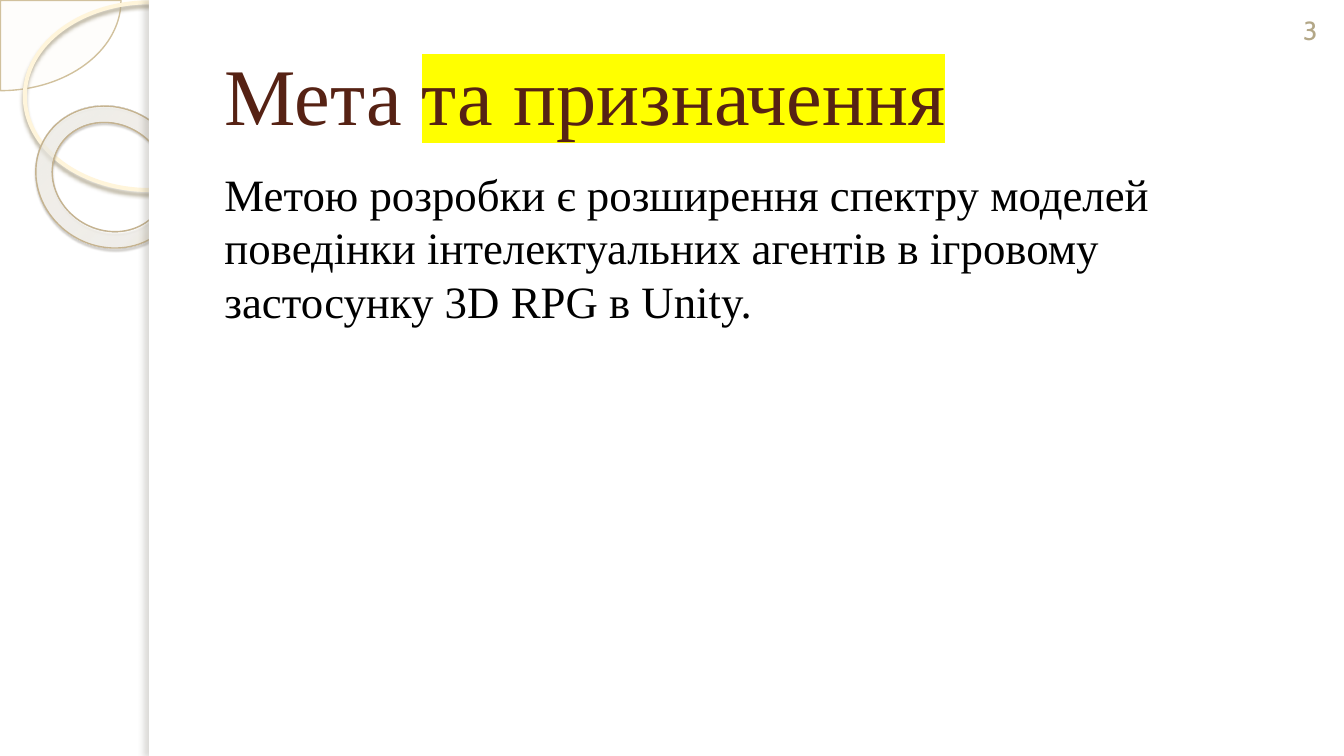
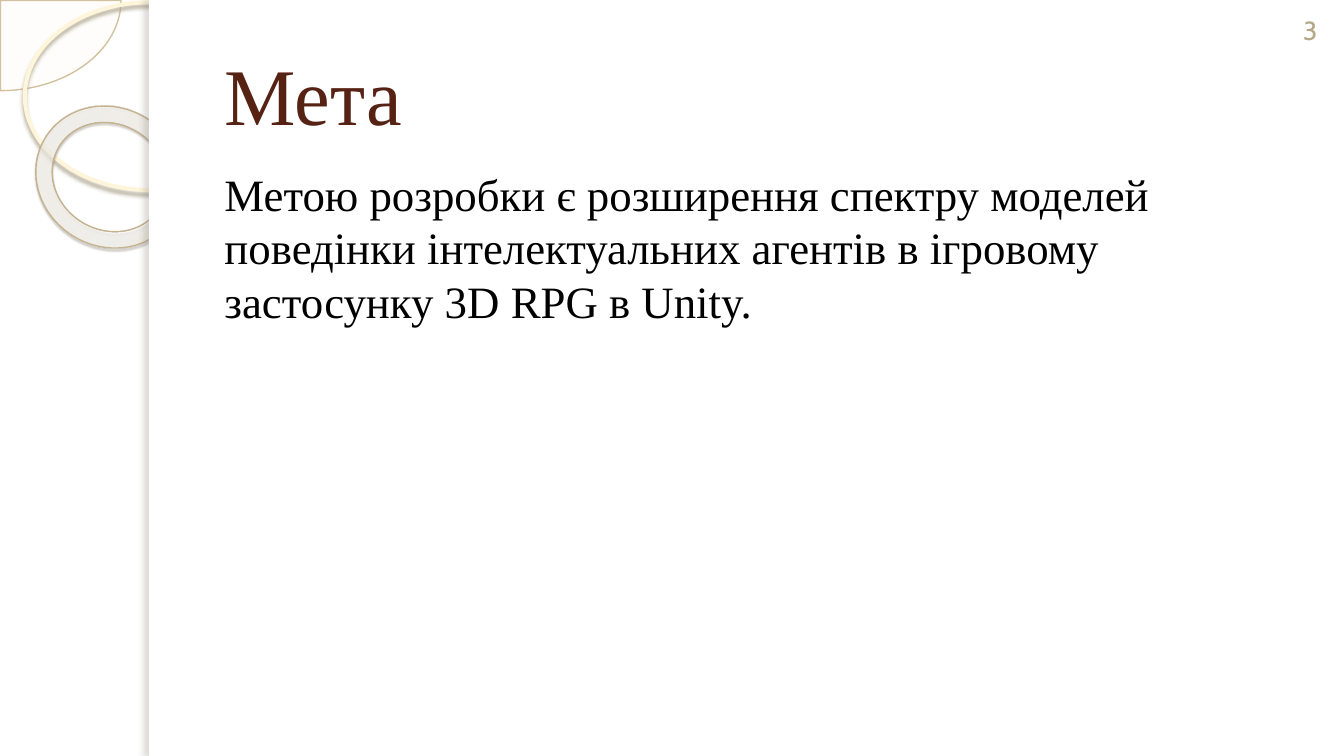
Before and after one commit to mcmcmax437/3D-RPG-Diploma-Thesis, a slide deck: slide 3 of Documents/Презентація_Терешкович_ІТ-02_ПредЗахист.pptx. Drawn at 1344x756 pixels with LibreOffice and Linux fonts; fonts in the diff are those of the drawing; background and template pictures are left out. Boxes give left, top, right and bottom in pixels: in the first picture for what was removed or moved away, otherwise in the second. Text is boxed around its words. In the diff, an @@ line names an element or a change of style, - is before the commit and + after.

```diff
--- a/Documents/Презентація_Терешкович_ІТ-02_ПредЗахист.pptx
+++ b/Documents/Презентація_Терешкович_ІТ-02_ПредЗахист.pptx
@@ title at <box>224,72,401,126</box>: text changed @@
-Мета та призначення
+Мета
```
Also in this commit, not shown: 6 other slides changed, 5 slides added, 2 slides removed, 12 other files.
